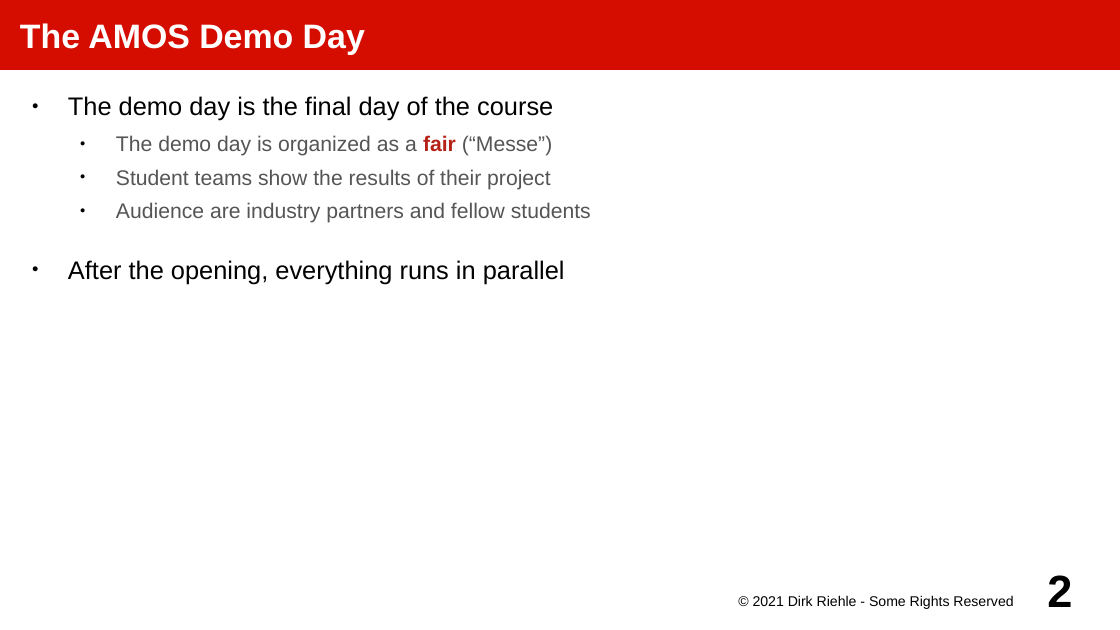
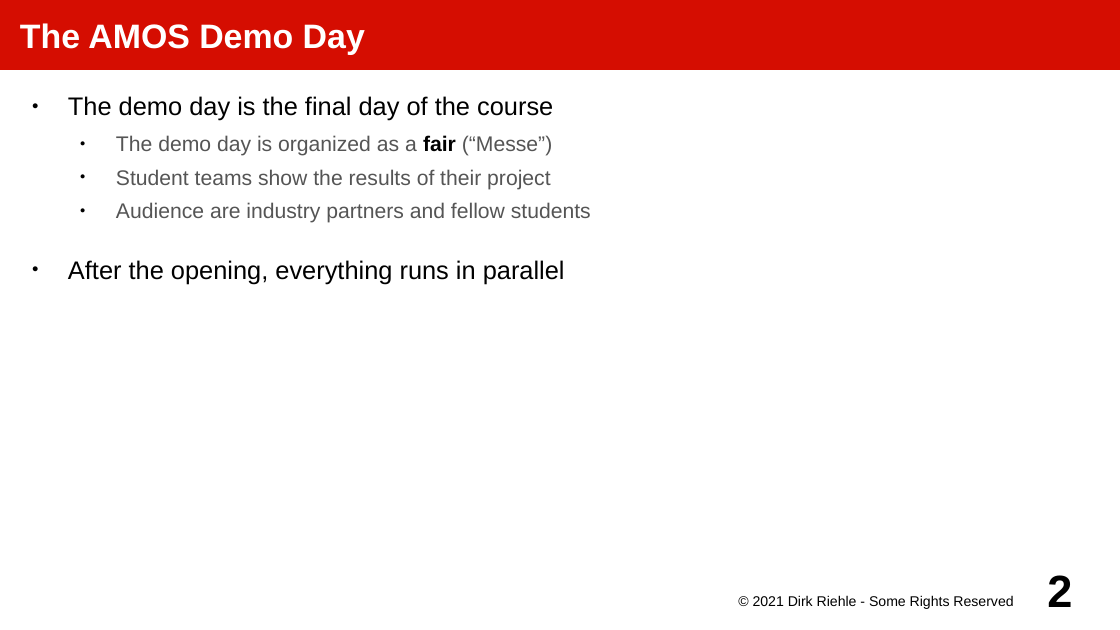
Before and after one commit to dirkriehle/amos-course, a slide deck: slide 2 of Lecture slides/AMOS H01 - Demo Day Preparation.odp. Drawn at 1120x630 pixels with LibreOffice and Linux fonts; fonts in the diff are those of the drawing. Boxes give left, top, right and bottom in pixels: in the first picture for what was removed or moved away, otherwise in the second. Text is boxed around its words. In the diff, an @@ line names an element or a change of style, - is before the commit and + after.

Commit message:
Updated demo day information

```diff
--- a/Lecture slides/AMOS H01 - Demo Day Preparation.odp
+++ b/Lecture slides/AMOS H01 - Demo Day Preparation.odp
@@ text at (116,135,552,156): text colour #B62118 to #000000 in "fair" @@
```
Also in this commit, not shown: 1 other slide changed, 2 other files.
